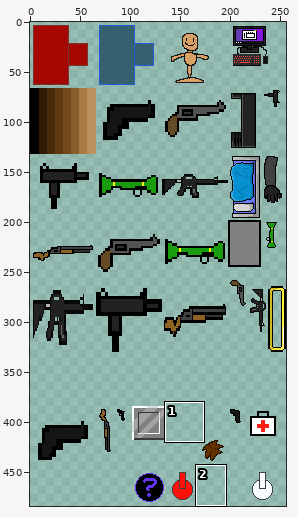
Two states of a sprite sheet, game/images/shared-0-sheet2.png. The picture above shows the old version from afar; the outline marks the close-up.
Close-up. First the earlier version:
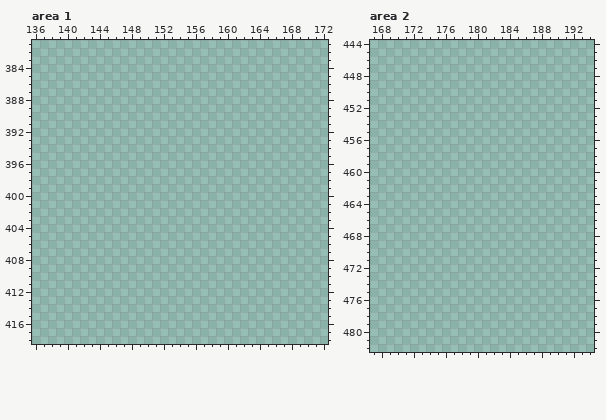
The file is 256x512 pixels. Colours within 5 levels of each other are drawn and written as one. Shown: area 1: x 136..172, y 381..418; area 2: x 167..194, y 444..482. The old version is drawn lined up with the new one. The wide view leaves out empty margins.
Now the later version:
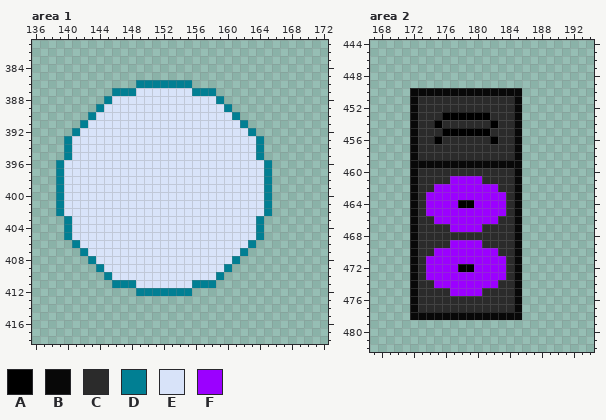
Palette (. is transparent): A #000000  B #080808  C #2b2b2b  D #017f93  E #d8e3f9  F #9b00ff
Edits made:
drawings rearranged on the sheet (the old picture shows each at its new place; 1 dropped ones are not shown)
Area 1:
y 386: x 149..155 ....... -> DDDDDDD
y 387: x 146..158 ............. -> DDDEEEEEEEDDD
y 388: x 145..159 ............... -> DEEEEEEEEEEEEED
y 389: x 144..160 ................. -> DEEEEEEEEEEEEEEED
y 390: x 143..161 ................... -> DEEEEEEEEEEEEEEEEED
y 391: x 142..162 ..................... -> DEEEEEEEEEEEEEEEEEEED
y 392: x 141..163 ....................... -> DEEEEEEEEEEEEEEEEEEEEED
y 393..395: x 140..164 ......................... -> DEEEEEEEEEEEEEEEEEEEEEEED
y 396..402: x 139..165 ........................... -> DEEEEEEEEEEEEEEEEEEEEEEEEED
y 403..405: x 140..164 ......................... -> DEEEEEEEEEEEEEEEEEEEEEEED
y 406: x 141..163 ....................... -> DEEEEEEEEEEEEEEEEEEEEED
y 407: x 142..162 ..................... -> DEEEEEEEEEEEEEEEEEEED
y 408: x 143..161 ................... -> DEEEEEEEEEEEEEEEEED
y 409: x 144..160 ................. -> DEEEEEEEEEEEEEEED
y 410: x 145..159 ............... -> DEEEEEEEEEEEEED
y 411: x 146..158 ............. -> DDDEEEEEEEDDD
y 412: x 149..155 ....... -> DDDDDDD
Area 2:
y 450: x 172..185 .............. -> BBBBBBBBBBBBBB
y 451..452: x 172..185 .............. -> BCCCCCCCCCCCCB
y 453: x 172..185 .............. -> BCCCAAAAAACCCB
y 454: x 172..185 .............. -> BCCACCCCCCACCB
y 455: x 172..185 .............. -> BCCCAAAAAACCCB
y 456: x 172..185 .............. -> BCCACCCCCCACCB
y 457..458: x 172..185 .............. -> BCCCCCCCCCCCCB
y 459: x 172..185 .............. -> BBBBBBBBBBBBBB
y 460: x 172..185 .............. -> BCCCCCCCCCCCCB
y 461: x 172..185 .............. -> BCCCCFFFFCCCCB
y 462: x 172..185 .............. -> BCCFFFFFFFFCCB
y 463: x 172..185 .............. -> BCFFFFFFFFFFCB
y 464: x 172..185 .............. -> BCFFFFAAFFFFCB
y 465: x 172..185 .............. -> BCFFFFFFFFFFCB
y 466: x 172..185 .............. -> BCCFFFFFFFFCCB
y 467: x 172..185 .............. -> BCCCCFFFFCCCCB
y 468: x 172..185 .............. -> BCCCCCCCCCCCCB
y 469: x 172..185 .............. -> BCCCCFFFFCCCCB
y 470: x 172..185 .............. -> BCCFFFFFFFFCCB
y 471: x 172..185 .............. -> BCFFFFFFFFFFCB
y 472: x 172..185 .............. -> BCFFFFAAFFFFCB
y 473: x 172..185 .............. -> BCFFFFFFFFFFCB
y 474: x 172..185 .............. -> BCCFFFFFFFFCCB
y 475: x 172..185 .............. -> BCCCCFFFFCCCCB
y 476..477: x 172..185 .............. -> BCCCCCCCCCCCCB
y 478: x 172..185 .............. -> BBBBBBBBBBBBBB
Where, in picture pixels (left, top, right, bottom), the same in both close-ups:
added: (56, 80, 272, 296)
added: (410, 88, 522, 320)
